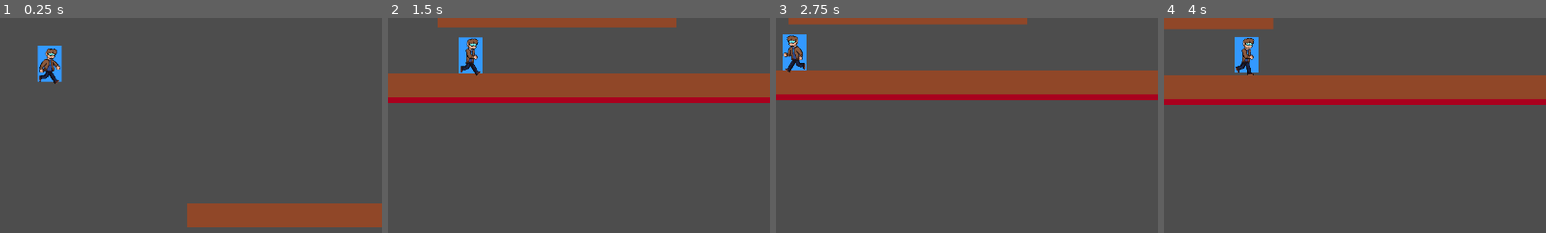
Above: before the commit, frames 1-4 (left to right).
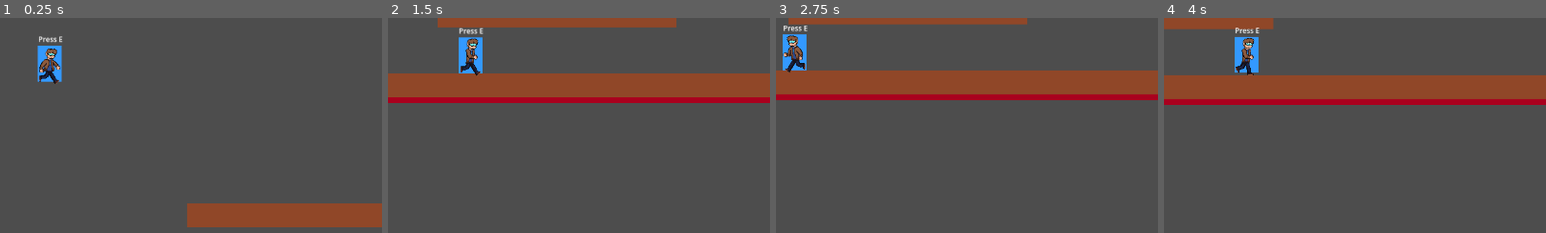
Above: after the commit, the same moments.

Repository: ShadowKnight-13/Platformer-Game
Game: Godot game, scene res://Main.tscn
The game is run twice, just before and just after one commit, with the same random seed, the same clock (stepped at 60 frames per second) and the same inputs.
Inputs:
- Up to frame 1 (0.25 s): no input
- Up to frame 2 (1.5 s): tap E at 0.5, 1.25 s; hold D (move_right) from 0.53 s (still down); tap Space (jump) at 0.77 s
- Up to frame 3 (2.75 s): tap Space (jump) at 1.52 s; tap E at 2 s; release D (move_right) at 2.03 s; hold A (move_left) from 2.03 s (still down)
- Up to frame 4 (4 s): tap E at 2.75, 3.5 s; release A (move_left) at 2.78 s; hold D (move_right) from 2.78 s (still down); tap Space (jump) at 3.02, 3.77 s
The pictures show only the part of the screen within x 44-94%, y 42-92%; the shares and areas given below are measured in that part.

The runs differ from the first frame. In frame 1, 0.1% of the frame differs, in the area x 10-17%, y 8-12%; in frame 2, 0.1%, in the area x 18-25%, y 4-8%; in frame 3, 0.1%; in frame 4, 0.1%.

Commit message:
interactable

Diff:
--- /dev/null
+++ b/Item.gd
@@ -0,0 +1,14 @@
+extends StaticBody2D
+
+@onready var interactable: Area2D = $interactable
+@onready var sprite_2d: Sprite2D = $Sprite2D
+
+func _ready() -> void:
+	interactable.interact = _on_interact
+
+
+func _on_interact():
+	if sprite_2d.frame == 0:
+		sprite_2d.frame = 1
+		interactable.is_interactable = false
+		print("stuff")
--- a/Main.tscn
+++ b/Main.tscn
@@ -1,38 +1,38 @@
-[gd_scene load_steps=5 format=3 uid="uid://cnfkdbtgnblwv"]
+[gd_scene format=3 uid="uid://cnfkdbtgnblwv"]
 
 [ext_resource type="PackedScene" uid="uid://c4gxvtbqe0x2p" path="res://Level.tscn" id="1_4h0sv"]
 [ext_resource type="PackedScene" uid="uid://dgrq8cggm37yk" path="res://Player.tscn" id="2_mqxgj"]
 [ext_resource type="Script" path="res://healthManager.gd" id="3_cm0pq"]
 [ext_resource type="Texture2D" uid="uid://b86oo4ai3bhyo" path="res://Assets/hearts/heart_32x32.png" id="4_fos0i"]
 
-[node name="Main" type="Node2D"]
+[node name="Main" type="Node2D" unique_id=2108477525]
 
-[node name="Level" parent="." instance=ExtResource("1_4h0sv")]
+[node name="Level" parent="." unique_id=1262363398 instance=ExtResource("1_4h0sv")]
 
-[node name="Player" parent="." instance=ExtResource("2_mqxgj")]
+[node name="Player" parent="." unique_id=408665470 instance=ExtResource("2_mqxgj")]
 position = Vector2(200, 200)
 
-[node name="Camera2D" type="Camera2D" parent="Player"]
+[node name="Camera2D" type="Camera2D" parent="Player" unique_id=122775076]
 position_smoothing_enabled = true
 
-[node name="health_ui" type="CanvasLayer" parent="."]
+[node name="health_ui" type="CanvasLayer" parent="." unique_id=134377908]
 
-[node name="HBoxContainer" type="HBoxContainer" parent="health_ui"]
+[node name="HBoxContainer" type="HBoxContainer" parent="health_ui" unique_id=1845192462]
 offset_right = 40.0
 offset_bottom = 40.0
 script = ExtResource("3_cm0pq")
 
-[node name="TextureRect" type="TextureRect" parent="health_ui/HBoxContainer"]
+[node name="TextureRect" type="TextureRect" parent="health_ui/HBoxContainer" unique_id=767787313]
 layout_mode = 2
 texture = ExtResource("4_fos0i")
 stretch_mode = 2
 
-[node name="TextureRect2" type="TextureRect" parent="health_ui/HBoxContainer"]
+[node name="TextureRect2" type="TextureRect" parent="health_ui/HBoxContainer" unique_id=1298853748]
 layout_mode = 2
 texture = ExtResource("4_fos0i")
 stretch_mode = 2
 
-[node name="TextureRect3" type="TextureRect" parent="health_ui/HBoxContainer"]
+[node name="TextureRect3" type="TextureRect" parent="health_ui/HBoxContainer" unique_id=347383241]
 layout_mode = 2
 texture = ExtResource("4_fos0i")
 stretch_mode = 2
--- a/Player.tscn
+++ b/Player.tscn
@@ -1,7 +1,8 @@
-[gd_scene load_steps=10 format=3 uid="uid://dgrq8cggm37yk"]
+[gd_scene format=3 uid="uid://dgrq8cggm37yk"]
 
 [ext_resource type="Script" uid="uid://dl3hynw85ktt4" path="res://Player.gd" id="1_8y7yc"]
 [ext_resource type="Texture2D" uid="uid://fe21evhj0ubl" path="res://Assets/6. Character Animations 32p/Player/player-spritesheet.png" id="2_kpjcp"]
+[ext_resource type="PackedScene" uid="uid://dcsmaqp4q5cw5" path="res://interacting_componet.tscn" id="3_kne1u"]
 
 [sub_resource type="RectangleShape2D" id="RectangleShape2D_v6p7n"]
 size = Vector2(40, 60)
@@ -95,27 +96,27 @@
 &"Wall_slide": SubResource("Animation_tdg3f")
 }
 
-[node name="Player" type="CharacterBody2D" groups=["player"]]
+[node name="Player" type="CharacterBody2D" unique_id=1449829880 groups=["player"]]
 collision_mask = 7
 script = ExtResource("1_8y7yc")
 
-[node name="CollisionShape2D" type="CollisionShape2D" parent="."]
+[node name="CollisionShape2D" type="CollisionShape2D" parent="." unique_id=2004552102]
 shape = SubResource("RectangleShape2D_v6p7n")
 
-[node name="ColorRect" type="ColorRect" parent="."]
+[node name="ColorRect" type="ColorRect" parent="." unique_id=770620882]
 offset_left = -20.0
 offset_top = -30.0
 offset_right = 20.0
 offset_bottom = 30.0
 color = Color(0.2, 0.6, 1, 1)
 
-[node name="Sprite2D" type="Sprite2D" parent="."]
+[node name="Sprite2D" type="Sprite2D" parent="." unique_id=742094708]
 texture_filter = 3
 texture = ExtResource("2_kpjcp")
 hframes = 17
 frame = 2
 
-[node name="AnimationPlayer" type="AnimationPlayer" parent="."]
-libraries = {
-&"": SubResource("AnimationLibrary_cxr5p")
-}
+[node name="AnimationPlayer" type="AnimationPlayer" parent="." unique_id=2143640432]
+libraries/ = SubResource("AnimationLibrary_cxr5p")
+
+[node name="interacting componet" parent="." unique_id=262432127 instance=ExtResource("3_kne1u")]
--- /dev/null
+++ b/interactable.gd
@@ -0,0 +1,7 @@
+extends Area2D
+
+@export var interact_name: String = ""
+@export var is_interactable: bool = true
+
+var interact: Callable = func():
+	pass
--- /dev/null
+++ b/interactable.tscn
@@ -0,0 +1,13 @@
+[gd_scene format=3 uid="uid://cr5e6jv3056dx"]
+
+[ext_resource type="Script" uid="uid://hsxejm7p5yux" path="res://interactable.gd" id="1_wh154"]
+
+[sub_resource type="CircleShape2D" id="CircleShape2D_wh154"]
+
+[node name="interactable" type="Area2D" unique_id=1710782047]
+collision_layer = 4
+collision_mask = 0
+script = ExtResource("1_wh154")
+
+[node name="CollisionShape2D" type="CollisionShape2D" parent="." unique_id=1699725972]
+shape = SubResource("CircleShape2D_wh154")
--- /dev/null
+++ b/interacting_componet.gd
@@ -0,0 +1,36 @@
+extends Node2D
+@onready var interact_label: Label = $InteractLabel
+var current_interactions := []
+var can_interact := true
+
+func _input(event: InputEvent) -> void:
+	if event.is_action_pressed("interact") and can_interact:
+		if current_interactions:
+			can_interact = false
+			interact_label.hide()
+
+			await current_interactions[0].interact.call()
+
+			can_interact = true
+
+
+func _process(_delta: float) -> void:
+	if current_interactions and can_interact:
+		current_interactions.sort_custom(_sort_by_nearest)
+		if current_interactions[0].is_interactable:
+			interact_label.text =current_interactions[0].interact_name
+			interact_label.show()
+		else:
+			interact_label.hide()
+
+func _sort_by_nearest(area1, area2):
+	var area1_dist = global_position.distance_to(area1.global_position)
+	var area2_dist = global_position.distance_to(area2.global_position)
+	return area1_dist < area2_dist
+
+func _on_interact_range_area_entered(area: Area2D) -> void:
+	current_interactions.push_back(area)
+
+
+func _on_interact_range_area_exited(area: Area2D) -> void:
+	current_interactions.erase(area)
--- /dev/null
+++ b/interacting_componet.tscn
@@ -0,0 +1,41 @@
+[gd_scene format=3 uid="uid://dcsmaqp4q5cw5"]
+
+[ext_resource type="Script" uid="uid://ccayqofc53nnu" path="res://interacting_componet.gd" id="1_6avh8"]
+
+[sub_resource type="CircleShape2D" id="CircleShape2D_r8n8e"]
+radius = 29.068884
+
+[sub_resource type="LabelSettings" id="LabelSettings_6avh8"]
+font_size = 12
+
+[node name="interacting componet" type="Node2D" unique_id=262432127]
+script = ExtResource("1_6avh8")
+metadata/_edit_group_ = true
+
+[node name="interact range" type="Area2D" parent="." unique_id=1645425553]
+collision_layer = 0
+collision_mask = 4
+
+[node name="CollisionShape2D" type="CollisionShape2D" parent="interact range" unique_id=1814265725]
+shape = SubResource("CircleShape2D_r8n8e")
+
+[node name="InteractLabel" type="Label" parent="." unique_id=1803524074]
+z_index = 10
+anchors_preset = 8
+anchor_left = 0.5
+anchor_top = 0.5
+anchor_right = 0.5
+anchor_bottom = 0.5
+offset_left = -26.0
+offset_top = -52.0
+offset_right = 29.0
+offset_bottom = -29.0
+grow_horizontal = 2
+grow_vertical = 2
+text = "Press E"
+label_settings = SubResource("LabelSettings_6avh8")
+horizontal_alignment = 1
+vertical_alignment = 1
+
+[connection signal="area_entered" from="interact range" to="." method="_on_interact_range_area_entered"]
+[connection signal="area_exited" from="interact range" to="." method="_on_interact_range_area_exited"]
--- /dev/null
+++ b/item.tscn
@@ -0,0 +1,16 @@
+[gd_scene format=3 uid="uid://cwvfag1xuamlo"]
+
+[ext_resource type="Script" uid="uid://cxd0ojj0gl5ga" path="res://Item.gd" id="1_ttk8k"]
+[ext_resource type="PackedScene" uid="uid://cr5e6jv3056dx" path="res://interactable.tscn" id="2_kg5e7"]
+
+[sub_resource type="RectangleShape2D" id="RectangleShape2D_ttk8k"]
+
+[node name="Item" type="StaticBody2D" unique_id=20726056]
+script = ExtResource("1_ttk8k")
+
+[node name="CollisionShape2D" type="CollisionShape2D" parent="." unique_id=1694274759]
+shape = SubResource("RectangleShape2D_ttk8k")
+
+[node name="Sprite2D" type="Sprite2D" parent="." unique_id=2076389466]
+
+[node name="interactable" parent="." unique_id=1710782047 instance=ExtResource("2_kg5e7")]
--- a/project.godot
+++ b/project.godot
@@ -8,11 +8,15 @@
 
 config_version=5
 
+[animation]
+
+compatibility/default_parent_skeleton_in_mesh_instance_3d=true
+
 [application]
 
 config/name="Platformer Game"
 run/main_scene="res://Main.tscn"
-config/features=PackedStringArray("4.5", "Forward Plus")
+config/features=PackedStringArray("4.6", "Forward Plus")
 config/icon="res://icon.svg"
 
 [display]
@@ -52,8 +56,14 @@
 "events": [Object(InputEventKey,"resource_local_to_scene":false,"resource_name":"","device":-1,"window_id":0,"alt_press …(192 unchanged characters)…
 ]
 }
+" interact"={
+"deadzone": 0.2,
+"events": [Object(InputEventKey,"resource_local_to_scene":false,"resource_name":"","device":-1,"window_id":0,"alt_pressed":false,"shift_pressed":false,"ctrl_pressed":false,"meta_pressed":false,"pressed":false,"keycode":0,"physical_keycode":69,"key_label":0,"unicode":101,"location":0,"echo":false,"script":null)
+]
+}
 
 [layer_names]
 
 2d_physics/layer_1="Player"
 2d_physics/layer_2="World"
+2d_physics/layer_3=" interact"
Not shown, added: Item.gd.uid
Not shown, added: interactable.gd.uid
Not shown, added: interacting_componet.gd.uid
